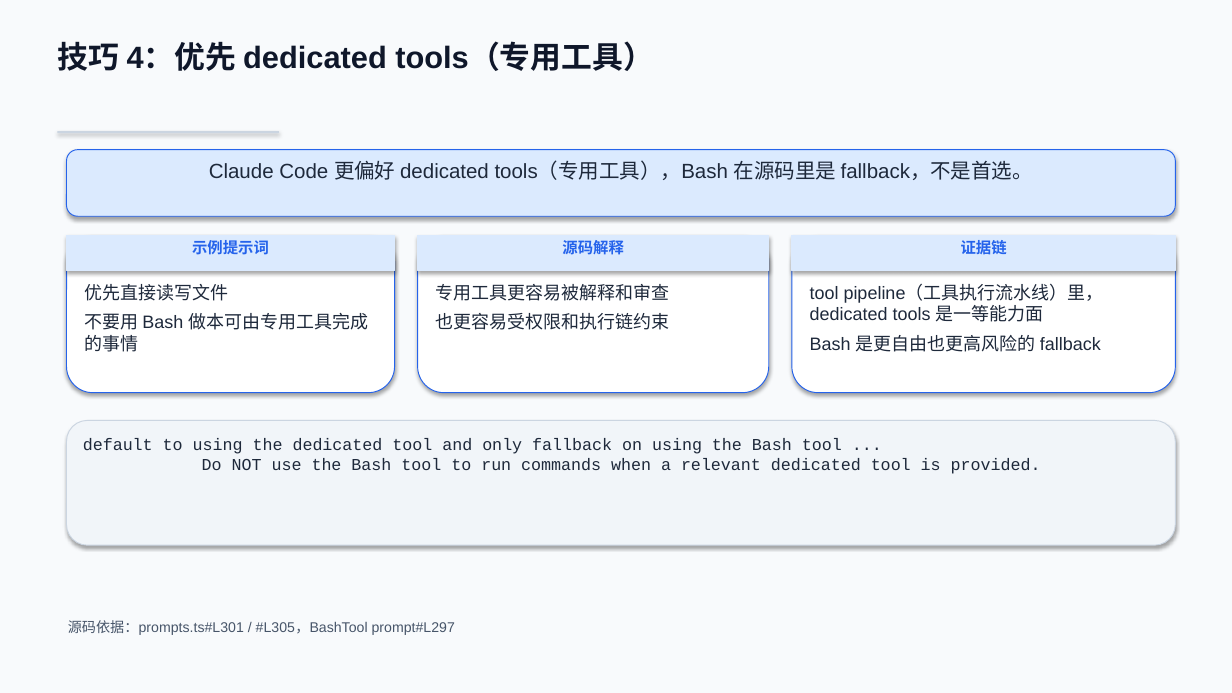
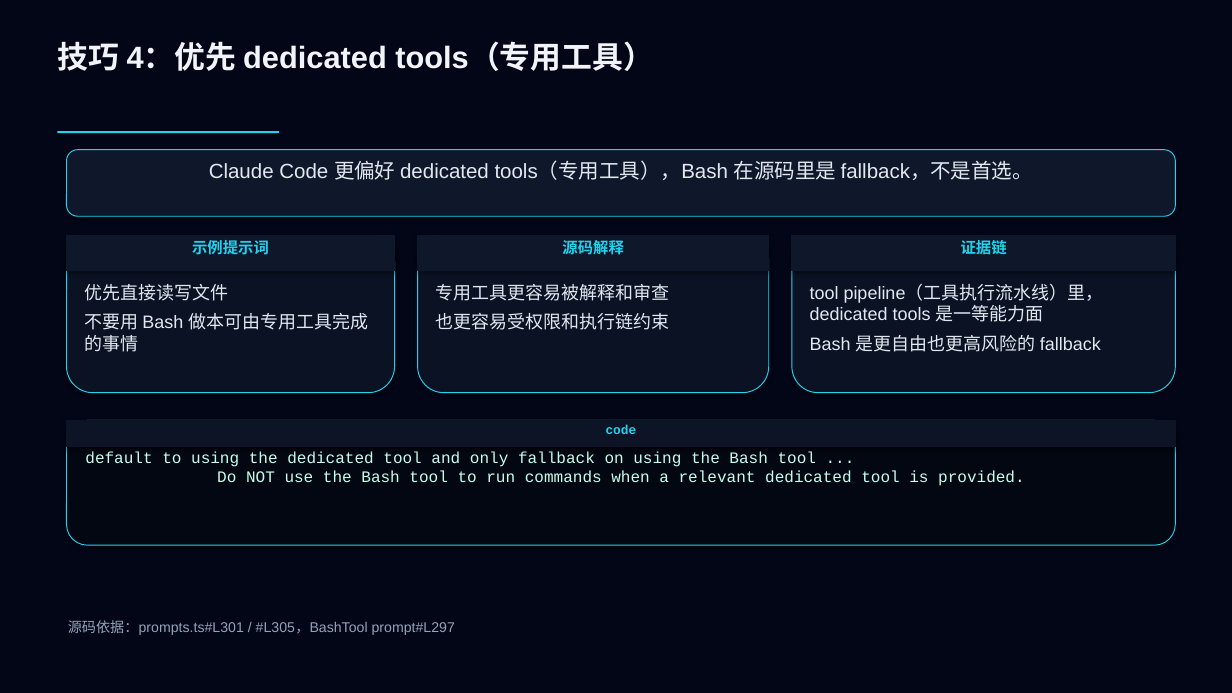
Before and after one commit to boboliu-1010/ccode, a slide deck: slide 9 of docs/zh/09-Claude Code 使用技巧与注意事项-WPS兼容版.pptx. Drawn at 1232x693 pixels with LibreOffice and Linux fonts; fonts in the diff are those of the drawing. Boxes give left, top, right and bottom in pixels: in the first picture for what was removed or moved away, otherwise in the second. Text is boxed around its words. In the diff, an @@ line names an element or a change of style, - is before the commit and + after.

Commit message:
Add tech-style usage tips deck

```diff
--- a/docs/zh/09-Claude Code 使用技巧与注意事项-WPS兼容版.pptx
+++ b/docs/zh/09-Claude Code 使用技巧与注意事项-WPS兼容版.pptx
@@ background #F8FAFC to #020617 @@
@@ text "技巧 4：优先 dedicated tools（专用工具）" at [58, 41, 653, 71]: text colour #0F172A to #F1F5F9 @@
@@ rectangle at [57, 131, 279, 133]: fill #CBD5E1 to #22D3EE @@
@@ rounded rectangle "Claude Code 更偏好 dedicated tools（专用工具），Bash ..." at [67, 150, 1176, 216]: text colour #1E293B to #E2E8F0; fill #DBEAFE to #0F172A; outline #2563EB 0.75 pt to #22D3EE 0.75 pt @@
@@ text colour #2563EB to #22D3EE; fill #DBEAFE to #0F172A; outline #DBEAFE 0.75 pt to #0F172A 0.75 pt in 3 elements at [67, 236, 395, 271], [418, 236, 769, 271], [792, 236, 1176, 271] @@
@@ fill #FFFFFF to #0A1224; outline #2563EB 0.75 pt to #22D3EE 0.75 pt in 3 elements at [67, 236, 395, 393], [418, 236, 769, 393], [792, 236, 1176, 393] @@
@@ text colour #1E293B to #E2E8F0 in 3 elements at [84, 284, 368, 352], [435, 284, 669, 330], [810, 285, 1104, 352] @@
@@ rounded rectangle "default to using the dedicated ..." at [67, 421, 1176, 545]: size 13 to 12.5 pt, text colour #1E293B to #C4FFEC; fill #F1F5F9 to #030712; outline #CBD5E1 0.75 pt to #22D3EE 0.75 pt @@
@@ rectangle added at [67, 421, 1176, 446], fill #0D1426, outline #0D1426 0.75 pt, 10 pt, text #22D3EE, bold @@
+code
@@ text "源码依据：prompts.ts#L301 / #L305，BashTool prompt#L297" at [68, 620, 455, 635]: text colour #475569 to #94A3B8 @@
```
Also in this commit, not shown: 13 other slides changed, 1 other file.
